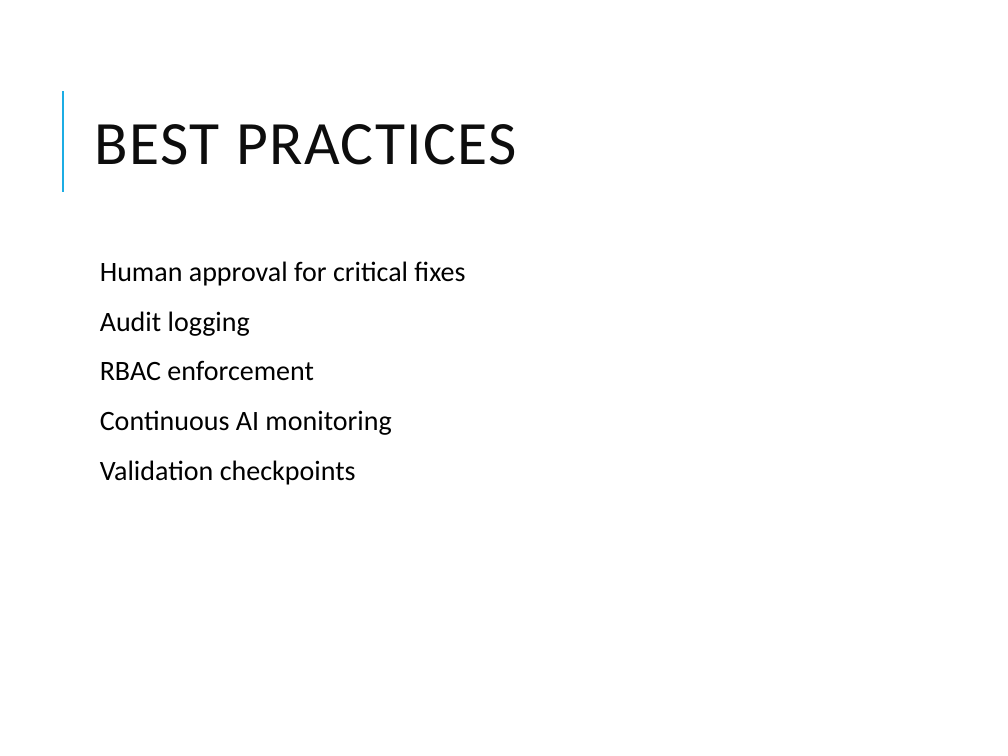
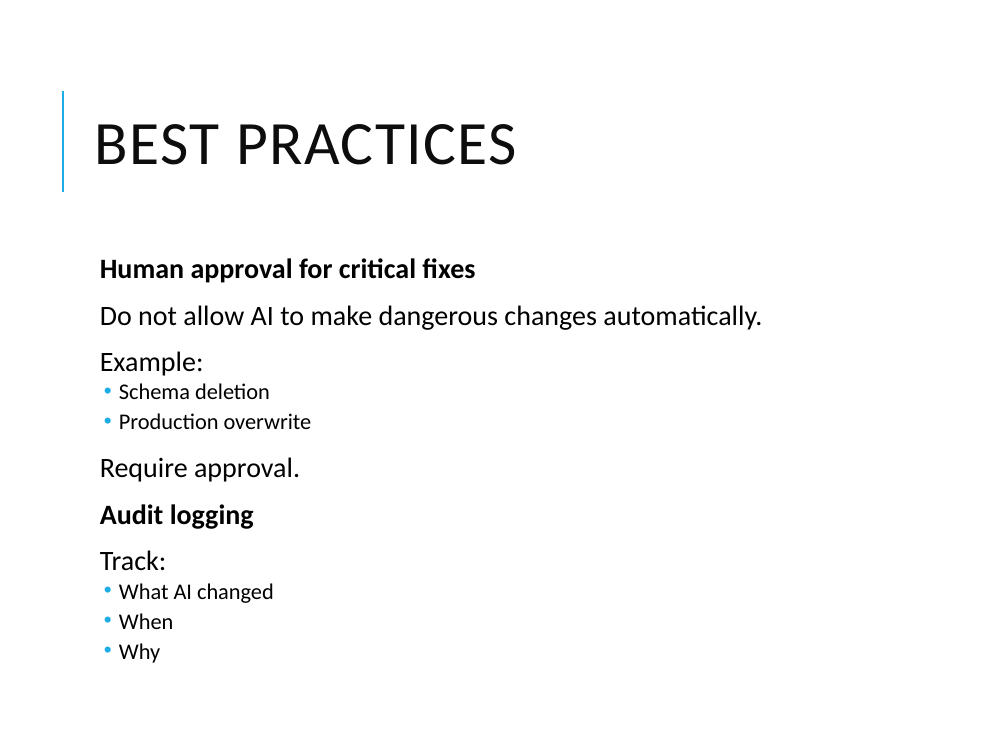
Before and after one commit to vikash-verma-profile/SIG-GENAI-May-2026, a slide deck: slide 40 of Week-3/Day-2/Autonomous_AI_Data_Quality_Self_Healing_Pipelines.pptx (slide 16 before the commit). Drawn at 1008x756 pixels with LibreOffice and Linux fonts; fonts in the diff are those of the drawing. Boxes give left, top, right and bottom in pixels: in the first picture for what was removed or moved away, otherwise in the second. Text is boxed around its words. In the diff, an @@ line names an element or a change of style, - is before the commit and + after.

```diff
--- a/Week-3/Day-2/Autonomous_AI_Data_Quality_Self_Healing_Pipelines.pptx
+++ b/Week-3/Day-2/Autonomous_AI_Data_Quality_Self_Healing_Pipelines.pptx
@@ text at (x1=100, y1=258, x2=475, y2=529): bold on in "Human approval for critical fixes", "Audit logging"; line spacing 0.9 to 0.8 @@
@@ text at (x1=100, y1=305, x2=762, y2=482): paragraphs added @@
+  Do not allow AI to make dangerous changes automatically.
+  Example:
+  • Schema deletion
+  • Production overwrite
+  Require approval.
@@ text at (x1=100, y1=550, x2=274, y2=663): text changed; size 20 to 16 pt @@
-  RBAC enforcement
-  Continuous AI monitoring
-  Validation checkpoints
+  Track:
+  • What AI changed
+  • When
+  • Why
```
Also in this commit, not shown: 10 other slides changed, 26 slides added, 2 other files.
